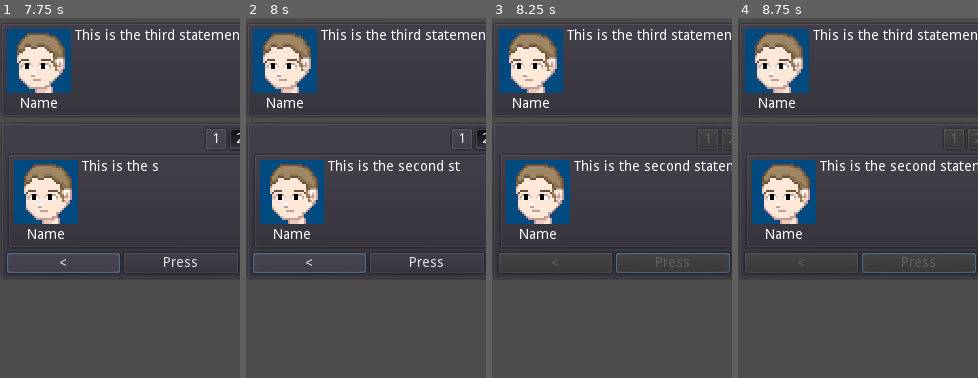
Above: before the commit, frames 1-4 (left to right).
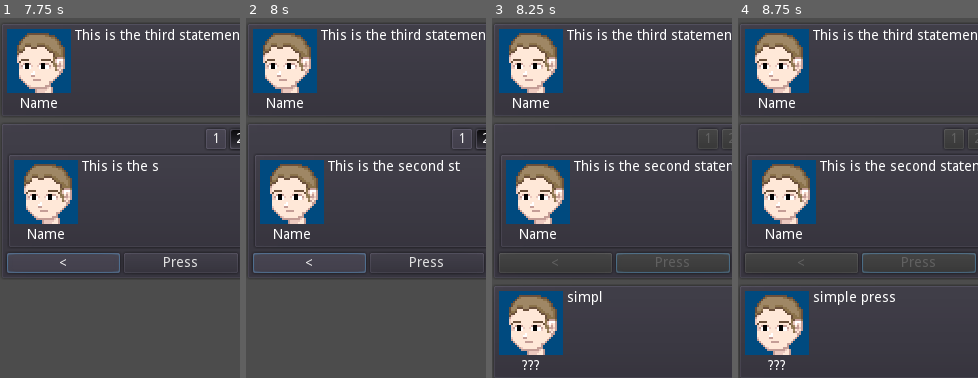
Above: after the commit, the same moments.

Repository: Crystalwarrior/chatgame
Game: Godot game, scene res://scenes/Main.tscn
Same seed, same stepped clock (60 frames per second), same inputs: the game is played once before the commit and once after it. The engine's default icon, where the game draws it, is replaced by a stand-in: a white triangle on a blue panel in a dark square.
Inputs:
- Up to frame 1 (7.75 s): click "Next" at 0.5 s; click "Next" at 1.25 s; click "Next" at 2 s; tap Enter at 2.75, 4.25 s; tap Space at 3.5 s; click "2" at 5 s; click "1" at 5.75 s; click "3" at 6.5 s; click "<" at 7.25 s
- Up to frame 2 (8 s): no input
- Up to frame 3 (8.25 s): click "Press" at 8 s
- Up to frame 4 (8.75 s): no input
The pictures show only the part of the screen within x 0-50%, y 27-77%; the shares and areas given below are measured in that part.

Frames 1-2 are identical in both runs. In frame 3, 5.0% of the frame differs, in the area x 2-46%, y 75-98%; in frame 4, 5.2%, in the area x 2-66%, y 75-98%.
Error before the commit: Assertion failed. (res://addons/EXP-System-Dialog/Reference_StoryReader/EXP_StoryReader.gd:19)

Commit message:
Make presenting evidence work! Set "PRESENTED" in the registry which can be accessed in the dialogue using {PRESENTED} Add evi_check for checking if evidence name equals to smth and evi_add to add new evidence. Also add evi_remove to remove specific evidence by name.

Diff:
--- a/scenes/EvidenceContainer.tscn
+++ b/scenes/EvidenceContainer.tscn
@@ -31,7 +31,7 @@
 "_edit_use_anchors_": false
 }
 
-[node name="EvidenceList" type="ItemList" parent="VBoxContainer/HBoxContainer"]
+[node name="ItemList" type="ItemList" parent="VBoxContainer/HBoxContainer"]
 margin_right = 231.0
 margin_bottom = 606.0
 size_flags_horizontal = 3
@@ -63,6 +63,7 @@
 margin_top = 562.0
 margin_right = 231.0
 margin_bottom = 582.0
+disabled = true
 text = "Present!"
 
 [node name="Cancel" type="Button" parent="VBoxContainer/HBoxContainer/Infobox"]
@@ -70,4 +71,7 @@
 margin_right = 231.0
 margin_bottom = 606.0
 text = "Cancel"
+[connection signal="item_activated" from="VBoxContainer/HBoxContainer/ItemList" to="." method="_on_ItemList_item_activated"]
+[connection signal="item_selected" from="VBoxContainer/HBoxContainer/ItemList" to="." method="_on_ItemList_item_selected"]
+[connection signal="pressed" from="VBoxContainer/HBoxContainer/Infobox/Present" to="." method="_on_Present_pressed"]
 [connection signal="pressed" from="VBoxContainer/HBoxContainer/Infobox/Cancel" to="." method="_on_Cancel_pressed"]
--- a/scripts/EvidenceContainer.gd
+++ b/scripts/EvidenceContainer.gd
@@ -1,6 +1,39 @@
 extends PanelContainer
 
+signal present_evidence(slot)
 
+onready var itemlist = $VBoxContainer/HBoxContainer/ItemList
+onready var evi_icon = $VBoxContainer/HBoxContainer/Infobox/Image
+onready var evi_desc = $VBoxContainer/HBoxContainer/Infobox/Description
+onready var present_button = $VBoxContainer/HBoxContainer/Infobox/Present
+onready var cancel_button = $VBoxContainer/HBoxContainer/Infobox/Cancel
+
+var evi_list = []
+
+func _ready():
+	_initialize_evidence()
+
+func _initialize_evidence():
+	evi_list = Registry.lookup("EVIDENCE")
+	itemlist.clear()
+	for evi in evi_list:
+		itemlist.add_item(evi["name"], evi["icon"])
 
 func _on_Cancel_pressed():
 	self.set_visible(false)
+
+func _on_ItemList_item_activated(index):
+	print("clicc")
+
+func _on_ItemList_item_selected(index):
+	present_button.set_disabled(false)
+	var desc = evi_list[index]["desc"]
+	var image = evi_list[index]["image"]
+	evi_icon.set_texture(image)
+	evi_desc.set_text(desc)
+
+
+func _on_Present_pressed():
+	var slot = itemlist.get_selected_items()[0]
+	print("Presenting evidence %s" % slot)
+	emit_signal("present_evidence", slot)
--- a/scripts/Simulated_Registry.gd
+++ b/scripts/Simulated_Registry.gd
@@ -3,7 +3,19 @@
 var registry = {"PLAYER/LEVEL": 99,
 				"PI": PI,
 				"DATE": OS.get_datetime(),
-				"SYSTEM": OS.get_name()}
+				"SYSTEM": OS.get_name(),
+				"EVIDENCE": [
+					{"name": "Knife", "icon": preload("res://icon.png"),
+					"image": preload("res://icon.png"), "desc": "U"},
+					{"name": "Shovel", "icon": preload("res://icon.png"),
+					"image": preload("res://avatars/girl2.png"), "desc": "O"},
+					{"name": "Crowbar", "icon": preload("res://icon.png"),
+					"image": preload("res://avatars/girl.png"), "desc": "A"},
+					{"name": "Multitool", "icon": preload("res://icon.png"),
+					"image": preload("res://avatars/guy.png"), "desc": "E"},
+					],
+				"PRESENTED": "",
+			}
 
 # Public Methods
 
--- a/scripts/dialog_player.gd
+++ b/scripts/dialog_player.gd
@@ -217,7 +217,22 @@
 	chatline.display_text(dialog, speaker, load("res://avatars/guy.png"))
 	chatline.stop()
 
+	_evidence_container._initialize_evidence()
 	_evidence_container.set_visible(true)
+	_evidence_container.connect("present_evidence", self, "_on_present_evidence", [nid])
+
+func _on_present_evidence(slot: int, nid: int):
+	var evi_list = Registry.lookup("EVIDENCE")
+	var evi = evi_list[slot]
+	Registry.set("PRESENTED", evi["name"])
+	_evidence_container.set_visible(false)
+	_next_button.disabled = false
+	_next_button.text = "Next"
+	# Slot 1 for testimony statements is always present
+	_nid = _Story_Reader.get_nid_from_slot(_did, nid, 1)
+	if _playing_dialog:
+		_play_node()
+
 
 func _diag_question(question: String):
 	print("We have to ask question '%s'" % question)
@@ -265,6 +280,26 @@
 
 func _diag_goto(nid: String):
 	_nid = int(nid)
-	print(nid)
-	print("poop")
 	_play_node()
+
+func _diag_evi_check(evi_name: String):
+	var last_presented = Registry.lookup("PRESENTED")
+	if last_presented == evi_name:
+		_get_next_node(0)
+	else:
+		_get_next_node(1)
+	_play_node()
+
+func _diag_evi_add(evi_name: String, evi_desc: String):
+	var evi_list = Registry.lookup("EVIDENCE")
+	var icon  = load("res://icon.png")
+	var image = load("res://icon.png")
+	evi_list.append({"name": evi_name, "icon": icon, "image": image, "desc": evi_desc})
+	print("Adding new evidence %" % evi_name)
+
+func _diag_evi_remove(evi_name: String):
+	var evi_list = Registry.lookup("EVIDENCE")
+	for evi in evi_list:
+		if evi["name"] == evi_name:
+			evi_list.erase(evi)
+			break
--- a/stories/main_story.tres
+++ b/stories/main_story.tres
@@ -115,7 +115,7 @@
 }
 },
 2: {
-"available_nid": [ 5, 7, 8, 9, 11, 12, 14 ],
+"available_nid": [ 9, 11, 12, 14 ],
 "groups": [  ],
 "human_readable_description": "Testimony container for the prologue.",
 "name": "prologue/testimony",
@@ -133,7 +133,8 @@
 2: {
 "graph_offset": Vector2( -180, -260 ),
 "links": {
-0: 6
+0: 6,
+1: 5
 },
 "rect_size": Vector2( 324, 137 ),
 "slot_amount": 2,
@@ -143,21 +144,34 @@
 3: {
 "graph_offset": Vector2( -180, -80 ),
 "links": {
-
-},
-"rect_size": Vector2( 324, 137 ),
-"slot_amount": 1,
+0: 6,
+1: 5
+},
+"rect_size": Vector2( 324, 137 ),
+"slot_amount": 2,
 "text": "This is the second statement.",
 "type": "line"
 },
 4: {
-"graph_offset": Vector2( -180, 80 ),
-"links": {
-
-},
-"rect_size": Vector2( 324, 137 ),
-"slot_amount": 1,
+"graph_offset": Vector2( -180, 120 ),
+"links": {
+0: 6,
+1: 5
+},
+"rect_size": Vector2( 324, 137 ),
+"slot_amount": 2,
 "text": "This is the third statement.",
+"type": "line"
+},
+5: {
+"graph_offset": Vector2( 300, -100 ),
+"links": {
+0: 7,
+1: 8
+},
+"rect_size": Vector2( 324, 137 ),
+"slot_amount": 2,
+"text": "\\evi_check[Knife]",
 "type": "line"
 },
 6: {
@@ -170,8 +184,28 @@
 "text": "???: simple press",
 "type": "line"
 },
+7: {
+"graph_offset": Vector2( 780, -100 ),
+"links": {
+0: 10
+},
+"rect_size": Vector2( 324, 137 ),
+"slot_amount": 1,
+"text": "Presented correct evidence - {PRESENTED}",
+"type": "line"
+},
+8: {
+"graph_offset": Vector2( 780, 60 ),
+"links": {
+0: 10
+},
+"rect_size": Vector2( 324, 137 ),
+"slot_amount": 1,
+"text": "Presented something else - {PRESENTED}",
+"type": "line"
+},
 10: {
-"graph_offset": Vector2( 780, -260 ),
+"graph_offset": Vector2( 1400, -260 ),
 "links": {
 
 },
--- a/stories/main_story_baked.tres
+++ b/stories/main_story_baked.tres
@@ -80,27 +80,49 @@
 },
 2: {
 "links": {
-0: 6
+0: 6,
+1: 5
 },
 "text": "This is the first statement."
 },
 3: {
 "links": {
-
+0: 6,
+1: 5
 },
 "text": "This is the second statement."
 },
 4: {
 "links": {
-
+0: 6,
+1: 5
 },
 "text": "This is the third statement."
+},
+5: {
+"links": {
+0: 7,
+1: 8
+},
+"text": "\\evi_check[Knife]"
 },
 6: {
 "links": {
 0: 10
 },
 "text": "???: simple press"
+},
+7: {
+"links": {
+0: 10
+},
+"text": "Presented correct evidence - {PRESENTED}"
+},
+8: {
+"links": {
+0: 10
+},
+"text": "Presented something else - {PRESENTED}"
 },
 10: {
 "links": {
